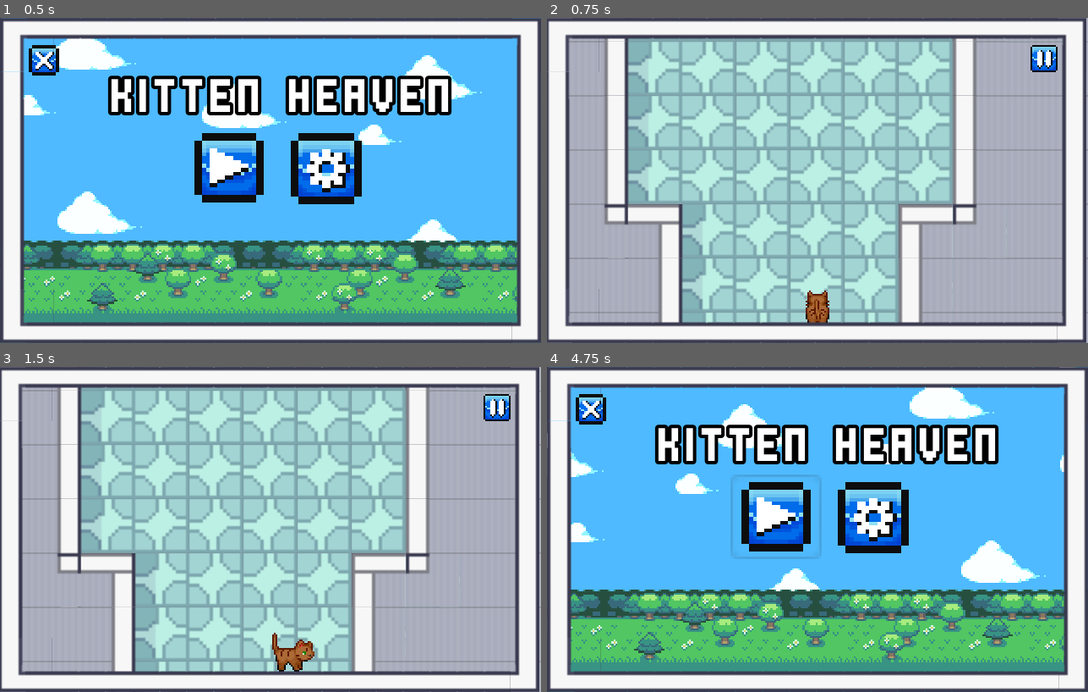
Above: before the commit, frames 1-4 (two rows, left to right).
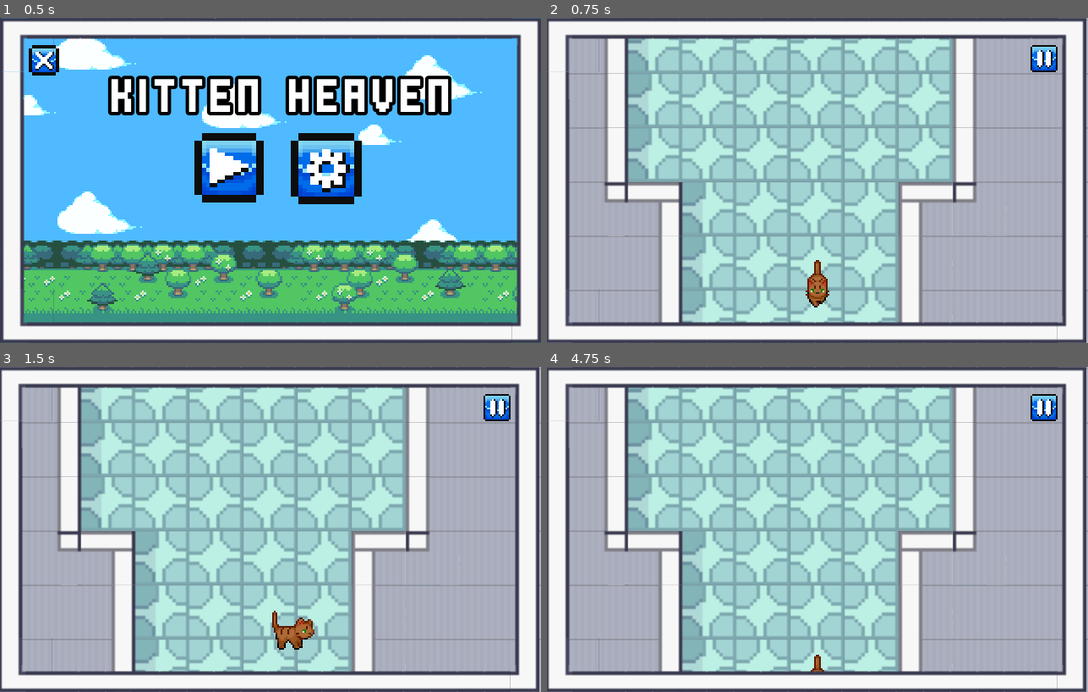
Above: after the commit, the same moments.

Repository: thiagoiulli/Kitten-Heaven
Game: Godot game, scene res://Menu/Cenas/Menu.tscn
The game is run twice, just before and just after one commit, with the same random seed, the same clock (stepped at 60 frames per second) and the same inputs.
Inputs (mouse positions are in pixels of both pictures, inside the frame that each line leads up to):
- Up to frame 1 (0.5 s): no input
- Up to frame 2 (0.75 s): click (774, 167) at 0.5 s
- Up to frame 3 (1.5 s): tap Enter at 1.25 s; hold Right (move_right) from 1.28 s (still down)
- Up to frame 4 (4.75 s): release Right (move_right) at 2 s; click (1044, 409) at 2 s; click "MENU" at 2.75 s; click (774, 516) at 3.52 s; hold Down (move_down) from 4.28 s (still down)

Frame 1 is identical in both runs. In frame 2, 27% of the frame differs, in the area x 4-100%, y 0-95%; in frame 3, 27%; in frame 4, 83%, in the area x 0-100%, y 0-100%.

Commit message:
enemy added

Diff:
--- a/Cat/Cat Scripts/Cat.gd
+++ b/Cat/Cat Scripts/Cat.gd
@@ -1,43 +1,38 @@
 extends KinematicBody2D
 
-export (int) var speed = 60
+export (int) var speed = 60;
 
 var velocity
-var left
-var right
-var up
-var down
 var last_move
 
+
 func get_input():
-	left = false
-	right = false
-	up = false
-	down = false
-
 	velocity = Vector2()
 
 	#MOVIMENTOS COM UMA TECLA
 	if Input.is_action_pressed("move_right"):
 		_set_audio("right")
-		right = true
 		velocity.x += 1
 		last_move = "right"
+		get_node("Anim").play("Right")
 	elif Input.is_action_pressed("move_left"):
 		_set_audio("left")
-		left = true
 		velocity.x -= 1
 		last_move = "left"
+		get_node("Anim").play("Left")
 	elif Input.is_action_pressed("move_down"):
 		_set_audio("down")
-		down = true
 		velocity.y += 1
 		last_move = "down"
+		get_node("Anim").play("Down")
 	elif Input.is_action_pressed("move_up"):
 		_set_audio("up")
-		up = true
 		velocity.y -= 1
 		last_move = "up"
+		get_node("Anim").play("Up")
+
+	else:
+		_set_idle();
 
 	velocity = velocity.normalized() * speed
 
@@ -45,23 +40,9 @@
 	if last_move != atual:
 		$AudioStreamPlayer2D.play()
 
-func _physics_process(delta):
+func _physics_process(_delta):
 	get_input()
 	velocity = move_and_slide(velocity)
-	_set_animation()
-
-func _set_animation():
-	if right:
-		get_node("Anim").play("Right")
-	if left:
-		get_node("Anim").play("Left")
-	if down:
-		get_node("Anim").play("Down")
-	if up:
-		get_node("Anim").play("Up")
-
-	if not(right or left or down or up):
-		_set_idle()
 
 func _set_idle():
 	if last_move == "right":
@@ -73,5 +54,6 @@
 	if last_move == "up":
 		get_node("Anim").play("Up_Idle")
 
-	if $RayCast2D.is_colliding():
-		get_tree().change_scene("res://Menu/Cenas/Fim.tscn");
+
+func _on_hurtbox_body_entered(_body):
+	get_tree().reload_current_scene();
--- a/Cenas/Gato.tscn
+++ b/Cenas/Gato.tscn
@@ -591,6 +591,9 @@
 "values": [ Vector2( 0, 3.5 ) ]
 }
 
+[sub_resource type="RectangleShape2D" id=11]
+extents = Vector2( 12, 12 )
+
 [node name="Gato" type="KinematicBody2D"]
 position = Vector2( 273, 189 )
 collision_mask = 6
@@ -602,7 +605,6 @@
 
 [node name="Anim" type="AnimationPlayer" parent="."]
 root_node = NodePath("../Texture")
-autoplay = "Up_Idle"
 anims/Down = SubResource( 1 )
 anims/Down_Idle = SubResource( 2 )
 anims/Left = SubResource( 3 )
@@ -612,10 +614,6 @@
 anims/Right_Idle = SubResource( 7 )
 anims/Up = SubResource( 8 )
 anims/Up_Idle = SubResource( 9 )
-
-[node name="Collision" type="CollisionShape2D" parent="."]
-position = Vector2( 0, 2 )
-shape = SubResource( 10 )
 
 [node name="Camera2D" type="Camera2D" parent="."]
 current = true
@@ -637,5 +635,24 @@
 stream = ExtResource( 6 )
 
 [node name="RayCast2D" type="RayCast2D" parent="."]
+visible = false
 cast_to = Vector2( 0, -15 )
 collision_mask = 8
+
+[node name="Collision" type="CollisionShape2D" parent="."]
+visible = false
+position = Vector2( 0, 2 )
+shape = SubResource( 10 )
+
+[node name="hurtbox" type="Area2D" parent="."]
+collision_layer = 0
+collision_mask = 2
+__meta__ = {
+"_edit_group_": true
+}
+
+[node name="CollisionShape2D" type="CollisionShape2D" parent="hurtbox"]
+position = Vector2( 0, 2 )
+shape = SubResource( 11 )
+
+[connection signal="body_entered" from="hurtbox" to="." method="_on_hurtbox_body_entered"]
--- a/Enimies/Bugs/Bug.gd
+++ b/Enimies/Bugs/Bug.gd
@@ -1,74 +1,21 @@
 extends KinematicBody2D
 
-export var speed = 64
-var velocity
-var direction = ["Left", "Right", "Up", "Down"]
-var left
-var right
-var up
-var down
-var last_move
+export var speed = 64;
+var velocity = Vector2();
+var move_direction = 1;
 
-func _physics_process(delta):
-	_ready()
-	velocity = move_and_slide(velocity)
-	_set_animation()
-	if $RayCast2D.is_colliding():
-		_is_colliding()
-		get_direction()
+func _physics_process(_delta):
+	velocity.y = speed * move_direction;
+	_set_direction();
+	velocity = velocity.normalized() * speed;
+	velocity = move_and_slide(velocity);
 
-func get_direction():
-	var random_direction = direction[randi() % direction.size()]
-	return random_direction
 
-func _ready():
-	left = false
-	right = false
-	up = false
-	down = false
+func _set_direction():
+	if $RayCast2.is_colliding():
+		move_direction = -1;
+		get_node("Anim").play("Up");
 
-	velocity = Vector2()
-
-	if get_direction() == "Right":
-		right = true
-		velocity.x += 1
-		last_move = "right"
-	elif get_direction() == "Left":
-		left = true
-		velocity.x -= 1
-		last_move = "left"
-	elif get_direction() == "Down":
-		down = true
-		velocity.y += 1
-		last_move = "down"
-	elif get_direction() == "Up":
-		up = true
-		velocity.y -= 1
-		last_move = "up"
-
-	velocity = velocity.normalized() * speed
-
-func _set_animation():
-	if right:
-		get_node("Anim").play("Right")
-	if left:
-		get_node("Anim").play("Left")
-	if down:
-		get_node("Anim").play("Down")
-	if up:
-		get_node("Anim").play("Up")
-
-func _is_colliding():
-	if $RayCast2D.is_colliding():
-		if last_move == "right":
-			get_node("Anim").play("Right_Idle")
-			direction = ["Left", "Up", "Down"]
-		if last_move == "left":
-			get_node("Anim").play("Left_Idle")
-			direction = ["Right", "Up", "Down"]
-		if last_move == "down":
-			get_node("Anim").play("Down_Idle")
-			direction = ["Left", "Up", "Right"]
-		if last_move == "up":
-			get_node("Anim").play("Up_Idle")
-			direction = ["Left", "Right", "Down"]
+	elif $RayCast4.is_colliding():
+		move_direction = 1;
+		get_node("Anim").play("Down");
--- a/Enimies/Bugs/Bug.tscn
+++ b/Enimies/Bugs/Bug.tscn
@@ -75,7 +75,7 @@
 "values": [ 0.0 ]
 }
 tracks/5/type = "value"
-tracks/5/path = NodePath("RayCast2D:cast_to")
+tracks/5/path = NodePath("RayCast1:cast_to")
 tracks/5/interp = 1
 tracks/5/loop_wrap = true
 tracks/5/imported = false
@@ -151,7 +151,7 @@
 "values": [ 0.0 ]
 }
 tracks/5/type = "value"
-tracks/5/path = NodePath("RayCast2D:cast_to")
+tracks/5/path = NodePath("RayCast1:cast_to")
 tracks/5/interp = 1
 tracks/5/loop_wrap = true
 tracks/5/imported = false
@@ -228,7 +228,7 @@
 "values": [ 90.0 ]
 }
 tracks/5/type = "value"
-tracks/5/path = NodePath("RayCast2D:cast_to")
+tracks/5/path = NodePath("RayCast1:cast_to")
 tracks/5/interp = 1
 tracks/5/loop_wrap = true
 tracks/5/imported = false
@@ -304,7 +304,7 @@
 "values": [ 90.0 ]
 }
 tracks/5/type = "value"
-tracks/5/path = NodePath("RayCast2D:cast_to")
+tracks/5/path = NodePath("RayCast1:cast_to")
 tracks/5/interp = 1
 tracks/5/loop_wrap = true
 tracks/5/imported = false
@@ -379,7 +379,7 @@
 "values": [ 0.0 ]
 }
 tracks/5/type = "value"
-tracks/5/path = NodePath("RayCast2D:cast_to")
+tracks/5/path = NodePath("RayCast1:cast_to")
 tracks/5/interp = 1
 tracks/5/loop_wrap = true
 tracks/5/imported = false
@@ -455,7 +455,7 @@
 "values": [ 90.0 ]
 }
 tracks/5/type = "value"
-tracks/5/path = NodePath("RayCast2D:cast_to")
+tracks/5/path = NodePath("RayCast1:cast_to")
 tracks/5/interp = 1
 tracks/5/loop_wrap = true
 tracks/5/imported = false
@@ -530,7 +530,7 @@
 "values": [ 90.0 ]
 }
 tracks/5/type = "value"
-tracks/5/path = NodePath("RayCast2D:cast_to")
+tracks/5/path = NodePath("RayCast1:cast_to")
 tracks/5/interp = 1
 tracks/5/loop_wrap = true
 tracks/5/imported = false
@@ -607,7 +607,7 @@
 "values": [ 0.0 ]
 }
 tracks/5/type = "value"
-tracks/5/path = NodePath("RayCast2D:cast_to")
+tracks/5/path = NodePath("RayCast1:cast_to")
 tracks/5/interp = 1
 tracks/5/loop_wrap = true
 tracks/5/imported = false
@@ -683,7 +683,7 @@
 "values": [ 0.0 ]
 }
 tracks/5/type = "value"
-tracks/5/path = NodePath("RayCast2D:cast_to")
+tracks/5/path = NodePath("RayCast1:cast_to")
 tracks/5/interp = 1
 tracks/5/loop_wrap = true
 tracks/5/imported = false
@@ -696,7 +696,7 @@
 }
 
 [node name="Bug" type="KinematicBody2D"]
-position = Vector2( 176, 95 )
+position = Vector2( 177, 96 )
 script = ExtResource( 1 )
 
 [node name="Sprite" type="Sprite" parent="."]
@@ -717,7 +717,22 @@
 [node name="CollisionShape2D" type="CollisionShape2D" parent="."]
 shape = SubResource( 1 )
 
-[node name="RayCast2D" type="RayCast2D" parent="."]
+[node name="RayCast1" type="RayCast2D" parent="."]
 enabled = true
 cast_to = Vector2( 57, 0 )
 collision_mask = 5
+
+[node name="RayCast2" type="RayCast2D" parent="."]
+enabled = true
+cast_to = Vector2( 1, 50 )
+collision_mask = 5
+
+[node name="RayCast3" type="RayCast2D" parent="."]
+enabled = true
+cast_to = Vector2( -33, 0 )
+collision_mask = 5
+
+[node name="RayCast4" type="RayCast2D" parent="."]
+enabled = true
+cast_to = Vector2( -1, -50 )
+collision_mask = 5
--- a/Levels/Level_01.tscn
+++ b/Levels/Level_01.tscn
@@ -7,6 +7,7 @@
 [ext_resource path="res://Sound/Cat Song 1.2.wav" type="AudioStream" id=5]
 [ext_resource path="res://Menu/Cenas/UserInterface.tscn" type="PackedScene" id=6]
 [ext_resource path="res://Enimies/Bugs/Bug.tscn" type="PackedScene" id=7]
+[ext_resource path="res://Scripts/EndFase.gd" type="Script" id=8]
 
 [sub_resource type="TileSet" id=62]
 0/name = "Room_Builder_free_32x32.png 0"
@@ -3154,12 +3155,14 @@
 24/shapes = [  ]
 24/z_index = 0
 
-[sub_resource type="SegmentShape2D" id=85]
-a = Vector2( -57, 5 )
-b = Vector2( 48, 2 )
+[sub_resource type="RectangleShape2D" id=86]
+extents = Vector2( 47, 10.5 )
 
 [node name="Level_01" type="Node2D"]
-position = Vector2( -16, -32 )
+position = Vector2( -8, -45 )
+__meta__ = {
+"_edit_lock_": true
+}
 
 [node name="UserInterface" type="CanvasLayer" parent="."]
 
@@ -3202,20 +3205,29 @@
 
 [node name="Gato" parent="." instance=ExtResource( 1 )]
 position = Vector2( 272, 220 )
-collision_mask = 14
 
 [node name="AudioStreamPlayer2D" type="AudioStreamPlayer2D" parent="."]
+position = Vector2( 462, -912 )
 stream = ExtResource( 5 )
 autoplay = true
-max_distance = 1000.0
+area_mask = 0
 
 [node name="Bug" parent="." instance=ExtResource( 7 )]
-position = Vector2( -128, 10 )
+position = Vector2( 241, -571 )
 scale = Vector2( 0.4, 0.39532 )
-
-[node name="StaticBody2D" type="StaticBody2D" parent="."]
-position = Vector2( 467, -960 )
-
-[node name="CollisionShape2D" type="CollisionShape2D" parent="StaticBody2D"]
-position = Vector2( 2, 0 )
-shape = SubResource( 85 )
+collision_layer = 2
+collision_mask = 5
+
+[node name="EndFase" type="Area2D" parent="."]
+position = Vector2( 466, -911 )
+collision_layer = 0
+script = ExtResource( 8 )
+__meta__ = {
+"_edit_group_": true
+}
+
+[node name="CollisionShape2D" type="CollisionShape2D" parent="EndFase"]
+position = Vector2( -3, -2 )
+shape = SubResource( 86 )
+
+[connection signal="body_entered" from="EndFase" to="EndFase" method="_on_EndFase_body_entered"]
--- a/Menu/Cenas/Fim.tscn
+++ b/Menu/Cenas/Fim.tscn
@@ -3,7 +3,7 @@
 [ext_resource path="res://Menu/Scripts/Config.gd" type="Script" id=1]
 [ext_resource path="res://Menu/Background/Background Sprite/3 - Cloud_cover_1.png" type="Texture" id=2]
 [ext_resource path="res://Menu/Background/Background Sprite/5 - Sky_color.png" type="Texture" id=3]
-[ext_resource path="res://buttons/Buttons Sprites/exit.png" type="Texture" id=4]
+[ext_resource path="res://Buttons/Buttons Sprites/exit.png" type="Texture" id=4]
 [ext_resource path="res://Fontes/Fonte.tres" type="DynamicFont" id=5]
 [ext_resource path="res://Interior/Interiors_free/32x32/Room_Builder_free_32x32.png" type="Texture" id=6]
 [ext_resource path="res://Menu/Background/Background Sprite/1 - Foreground_scenery.png" type="Texture" id=7]
--- a/Menu/Scripts/Creddits.gd
+++ b/Menu/Scripts/Creddits.gd
@@ -1,4 +1,4 @@
 extends Control
 
 func _on_ExitButton_pressed():
-	get_tree().change_scene("res://Menu/Cenas/Config.tscn");
+	get_tree().change_scene("res://Menu/Cenas/Menu.tscn");
--- a/Menu/Scripts/UserInterface.gd
+++ b/Menu/Scripts/UserInterface.gd
@@ -3,6 +3,10 @@
 var is_paused = false setget set_is_paused;
 onready var pauseMenu: ColorRect = get_node("PauseMenu")
 onready var pauseButton: Button = get_node("PauseButton")
+
+func _unhandled_input(event):
+	if event.is_action_pressed("pause"):
+		_on_PauseButton_pressed();
 
 func _on_PauseButton_pressed():
 	self.is_paused = not is_paused;
@@ -15,6 +19,7 @@
 	pauseButton.visible = not value;
 
 func _on_ExitButton_pressed():
+	self.is_paused = not is_paused;
 	get_tree().change_scene("res://Menu/Cenas/Menu.tscn");
 
 func _on_ResumeButton_pressed():
--- /dev/null
+++ b/Scripts/EndFase.gd
@@ -0,0 +1,4 @@
+extends Area2D
+
+func _on_EndFase_body_entered(_body):
+	get_tree().change_scene("res://Menu/Cenas/Fim.tscn");
--- a/project.godot
+++ b/project.godot
@@ -77,11 +77,17 @@
 , Object(InputEventKey,"resource_local_to_scene":false,"resource_name":"","device":0,"alt":false,"shift":false,"control":false,"meta":false,"command":false,"pressed":false,"scancode":0,"physical_scancode":83,"unicode":0,"echo":false,"script":null)
  ]
 }
+pause={
+"deadzone": 0.5,
+"events": [ Object(InputEventKey,"resource_local_to_scene":false,"resource_name":"","device":0,"alt":false,"shift":false,"control":false,"meta":false,"command":false,"pressed":false,"scancode":16777217,"physical_scancode":0,"unicode":0,"echo":false,"script":null)
+ ]
+}
 
 [layer_names]
 
 2d_physics/layer_1="Player"
 2d_physics/layer_2="Enemies"
+2d_physics/layer_3="World"
 
 [physics]
 
Not shown: 1 places in Cenas/Gato.tscn that only renumber resources
Not shown: 1 places in Levels/Level_01.tscn that only renumber resources
Renamed: Scenes/Player_01.tscn -> Player_01.tscn
Not shown, changed: Sound/Cat Song 1.2.wav.import
